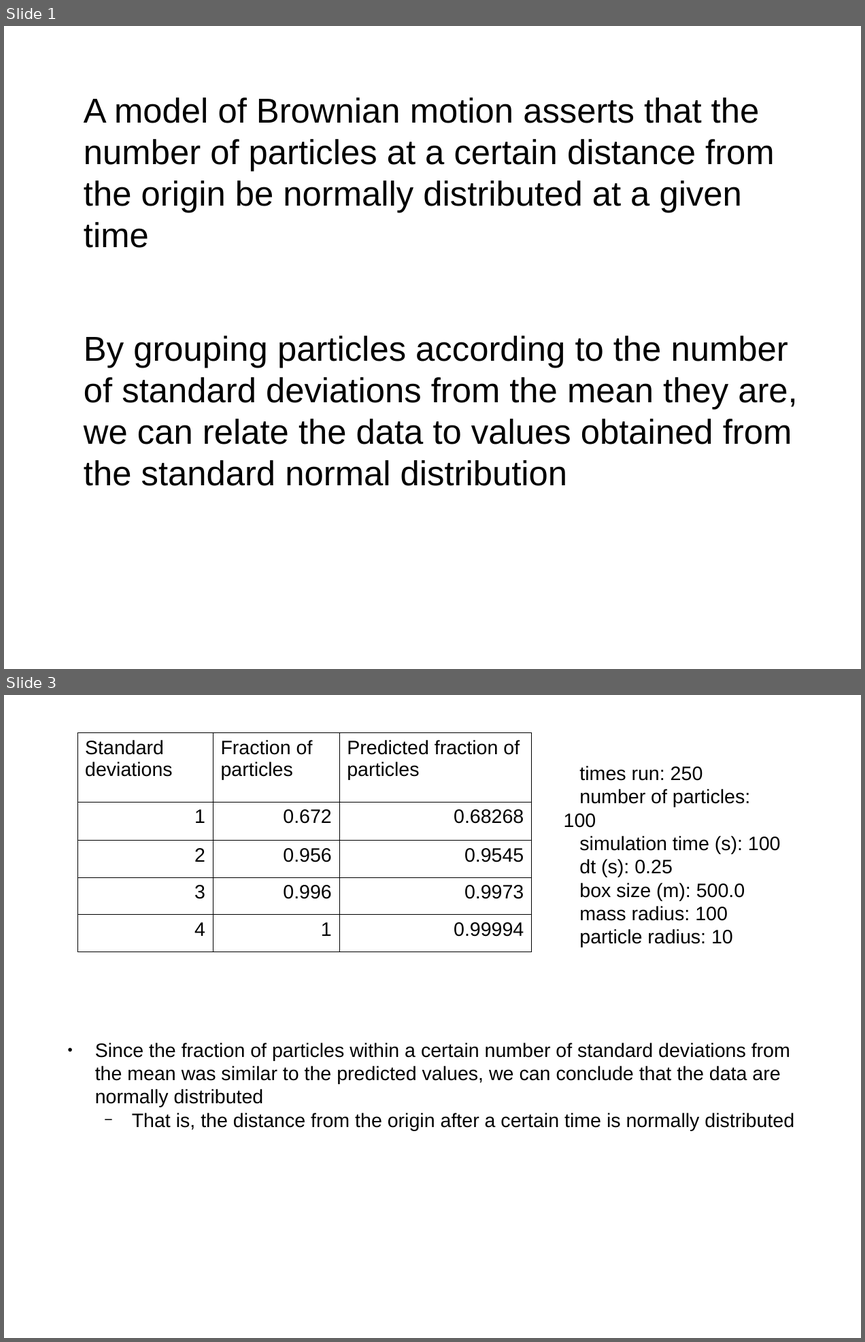
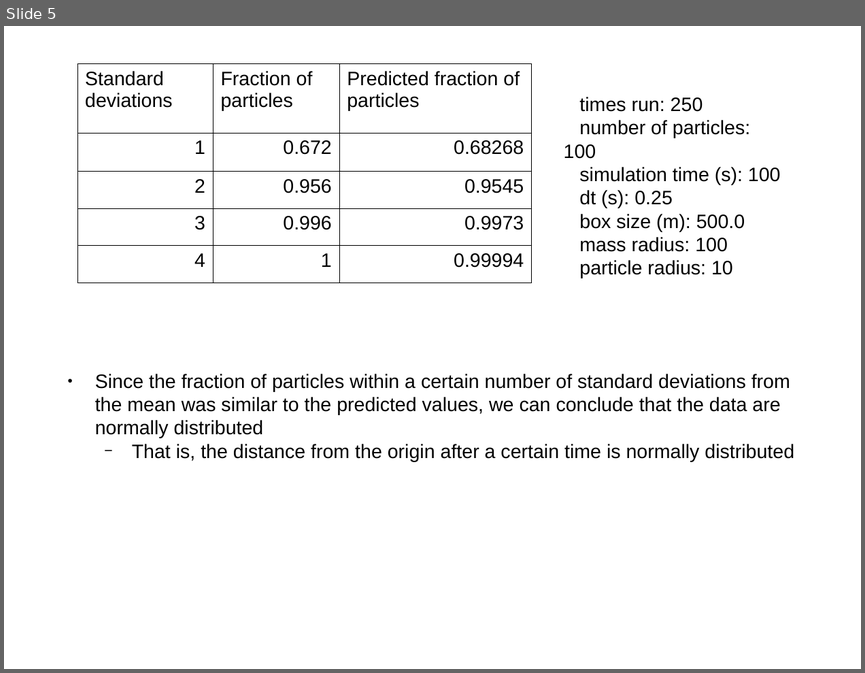
Before and after one commit to djynth/brownian-motion, a slide deck: Slides.odp. Shown one above the other, each under a label of ours: slides 1 and 3 before the commit, slide 5 after it; the slides between them are not shown. The pictures are 865x1342 and 865x673 pixels, drawn with LibreOffice and Linux fonts; fonts in the diff are those of the drawing. Boxes give left, top, right and bottom in pixels: in the first picture for what was removed or moved away, otherwise in the second. Text is boxed around its words. In the diff, an @@ line names an element or a change of style, - is before the commit and + after.

```diff
--- a/Slides.odp
+++ b/Slides.odp
@@ slide 1 removed at (4,26,861,669), background #FFFFFF @@
@@ text removed at (84,97,797,486) @@
-A model of Brownian motion asserts that the number of particles at a certain distance from the origin be normally distributed at a given time
-By grouping particles according to the number of standard deviations from the mean they are, we can relate the data to values obtained from the standard normal distribution
@@ what was slide 3 is now slide 5 @@
```
Also in this commit, not shown: 4 slides added, 1 other slide removed.
